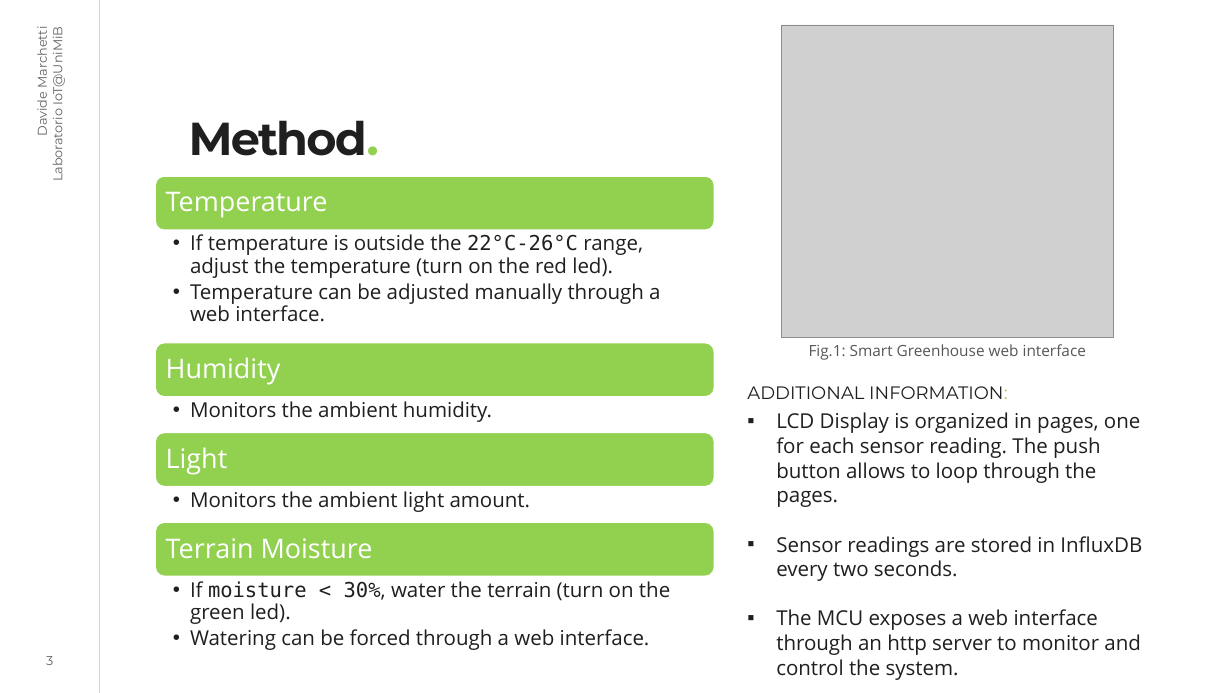
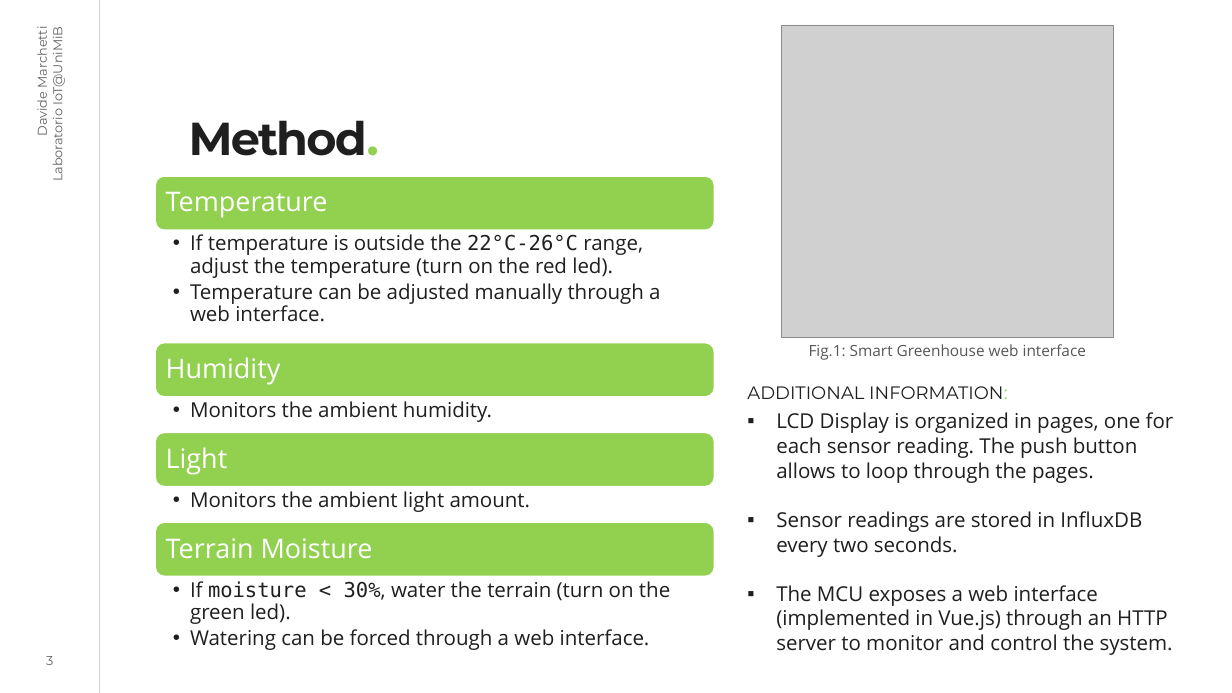
Before and after one commit to dvdmarchetti/unimib-iot-lab-1-smart-greenhouse, a slide deck: slide 3 of relazione/Marchetti_815990_assignment1.pptx. Drawn at 1232x693 pixels with LibreOffice and Linux fonts; fonts in the diff are those of the drawing; grey boxes stand for pictures. Boxes give left, top, right and bottom in pixels: in the first picture for what was removed or moved away, otherwise in the second. Text is boxed around its words. In the diff, an @@ line names an element or a change of style, - is before the commit and + after.

Commit message:
Update ppt with system running photo

```diff
--- a/relazione/Marchetti_815990_assignment1.pptx
+++ b/relazione/Marchetti_815990_assignment1.pptx
@@ text at (776, 585, 1173, 655): text changed @@
-▪ The MCU exposes a web interface through an http server to monitor and control the system.
+▪ The MCU exposes a web interface (implemented in Vue.js) through an HTTP server to monitor and control the system.
```
Also in this commit, not shown: 1 other slide changed, 1 slide added, 2 other files.
